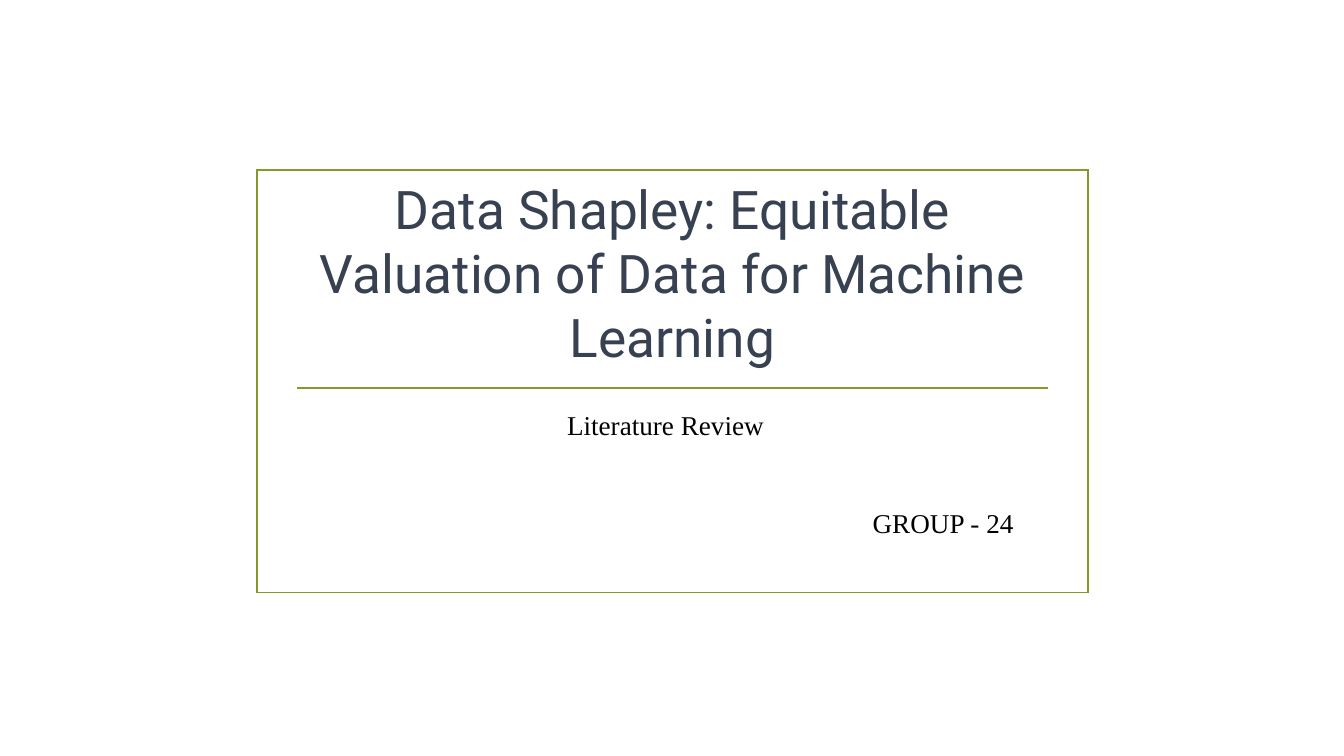
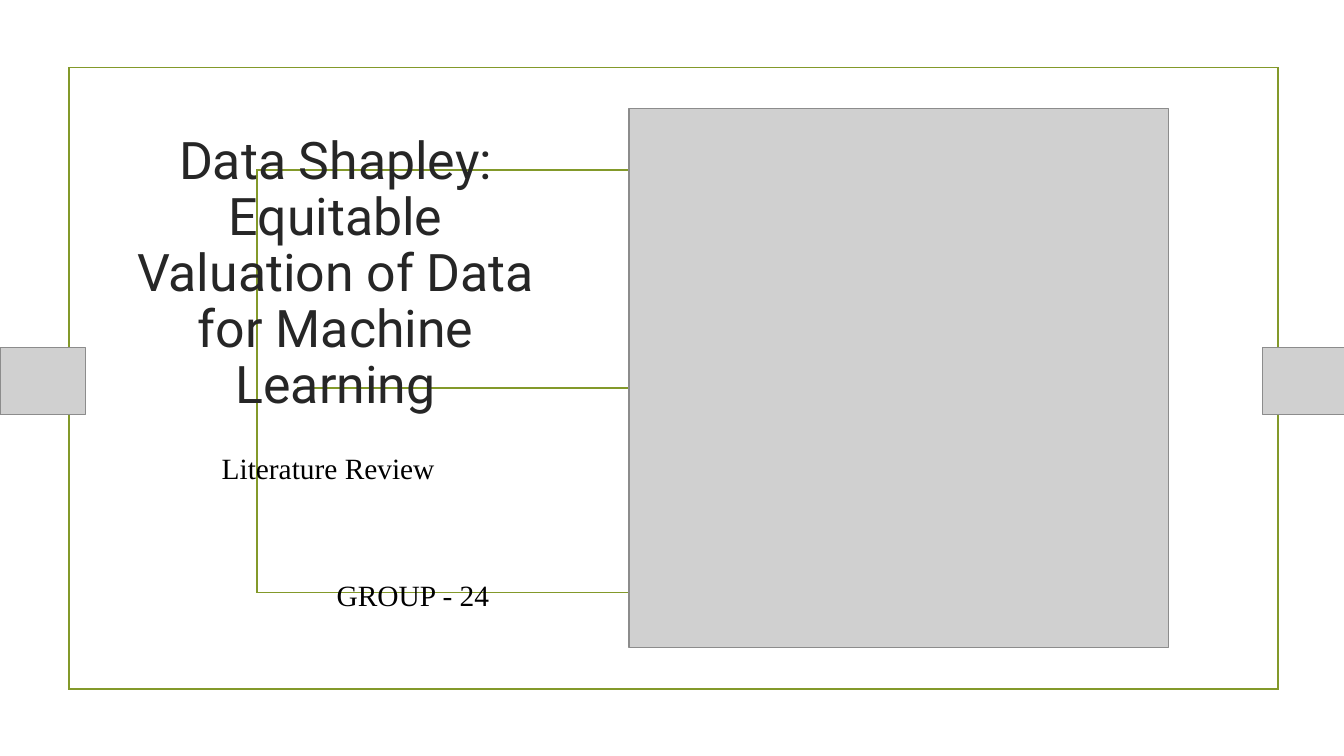
Before and after one commit to IITTeaching/cs520-f23-group-24, a slide deck: slide 1 of Data Shapley.pptx. Drawn at 1344x756 pixels with LibreOffice and Linux fonts; fonts in the diff are those of the drawing; grey boxes stand for pictures; background and template pictures are left out. Boxes give left, top, right and bottom in pixels: in the first picture for what was removed or moved away, otherwise in the second. Text is boxed around its words. In the diff, an @@ line names an element or a change of style, - is before the commit and + after.

```diff
--- a/Data Shapley.pptx
+++ b/Data Shapley.pptx
@@ rectangle added at [69,68,1278,690], outline #83992A 1.25 pt @@
@@ title "Data Shapley: Equitable Valuation of ...": place and size @@
-title "Data Shapley: Equitable Valuation of ..." at [320,189,1024,368]
+title "Data Shapley: Equitable Valuation of ..." at [137,140,534,415]
@@ title "Data Shapley: Equitable Valuation of ..." at [137,140,534,415]: size 38 to 37 pt, text colour #374151 to #262626; line spacing 1 to 0.9 @@
@@ picture added at [629,108,1169,647] @@
@@ picture added at [0,348,86,414] @@
@@ picture added at [1262,348,1344,414] @@
@@ subtitle "Literature Review GROUP - 24": place and size @@
-subtitle "Literature Review GROUP - 24" at [567,417,1013,534]
+subtitle "Literature Review GROUP - 24" at [222,457,489,607]
@@ subtitle "Literature Review GROUP - 24" at [222,457,489,607]: size 19.4 to 21 pt; line spacing 1 to 0.9 @@
```
Also in this commit, not shown: 4 other slides changed, 13 slides added, 6 slides removed.
